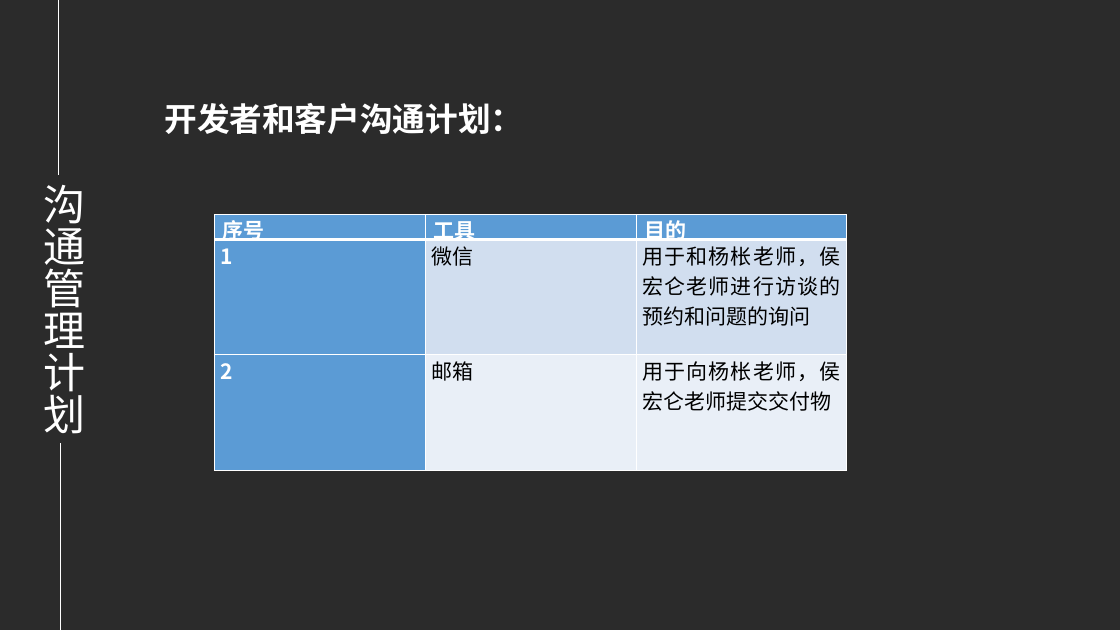
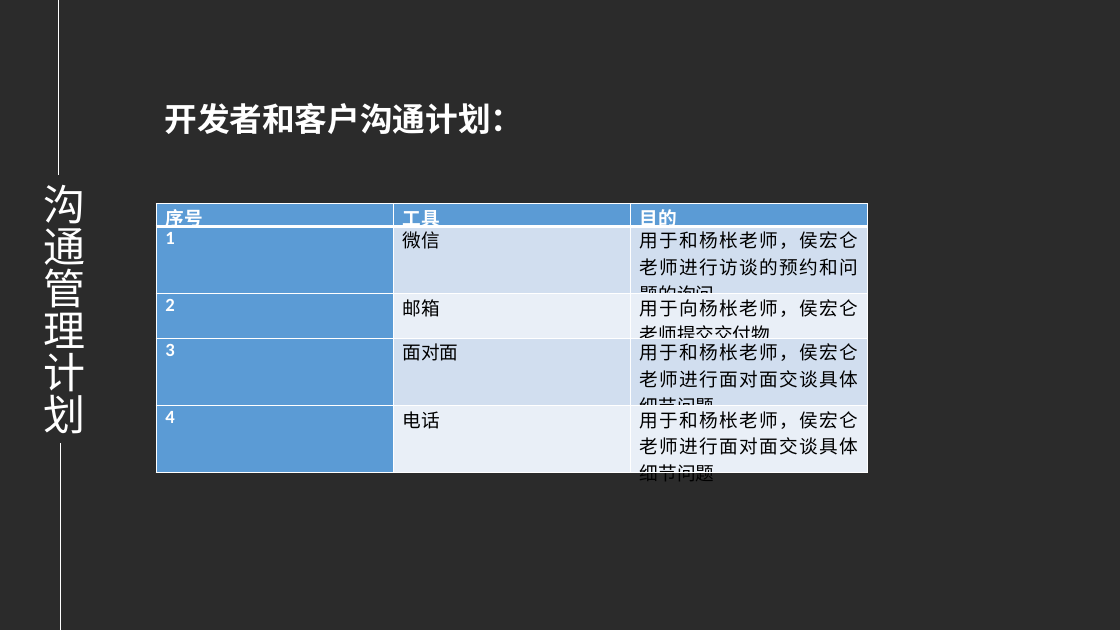
Before and after one commit to PRD-2018-G04/PRD-2018-G04, a slide deck: slide 22 of G04项目组/受控文档/项目计划/PRD2018-G04-需求工程项目计划PPT.pptx. Drawn at 1120x630 pixels with LibreOffice and Linux fonts; fonts in the diff are those of the drawing; background and template pictures are left out; a plain dark background stands for a picture behind light text. Boxes give left, top, right and bottom in pixels: in the first picture for what was removed or moved away, otherwise in the second. Text is boxed around its words. In the diff, an @@ line names an element or a change of style, - is before the commit and + after.

```diff
--- a/G04项目组/受控文档/项目计划/PRD2018-G04-需求工程项目计划PPT.pptx
+++ b/G04项目组/受控文档/项目计划/PRD2018-G04-需求工程项目计划PPT.pptx
@@ table at (x1=156, y1=204, x2=868, y2=485) @@
+row 4: 3 | 面对面 | 用于和杨枨老师，侯宏仑老师进行面对面交谈具体细节问题
+row 5: 4 | 电话 | 用于和杨枨老师，侯宏仑老师进行面对面交谈具体细节问题
@@ table resized from (x1=214, y1=214, x2=847, y2=470) to (x1=156, y1=204, x2=868, y2=485) @@
```
Also in this commit, not shown: 5 other slides changed, 1 slide added, 18 other files.
